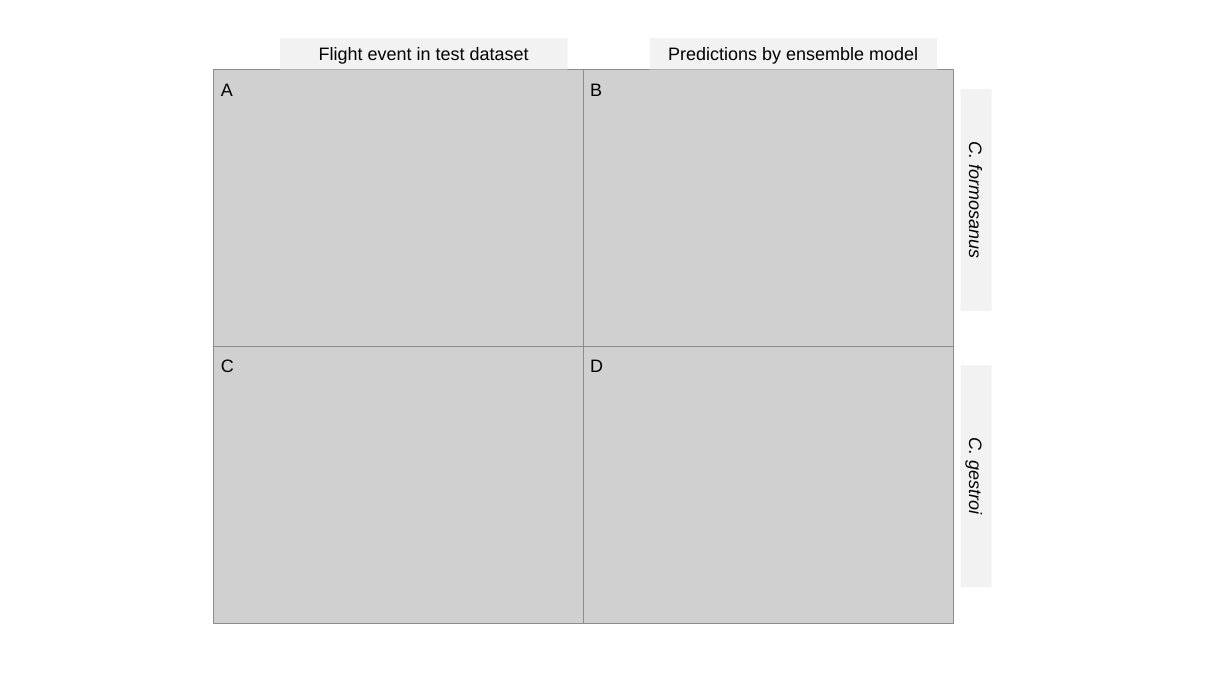
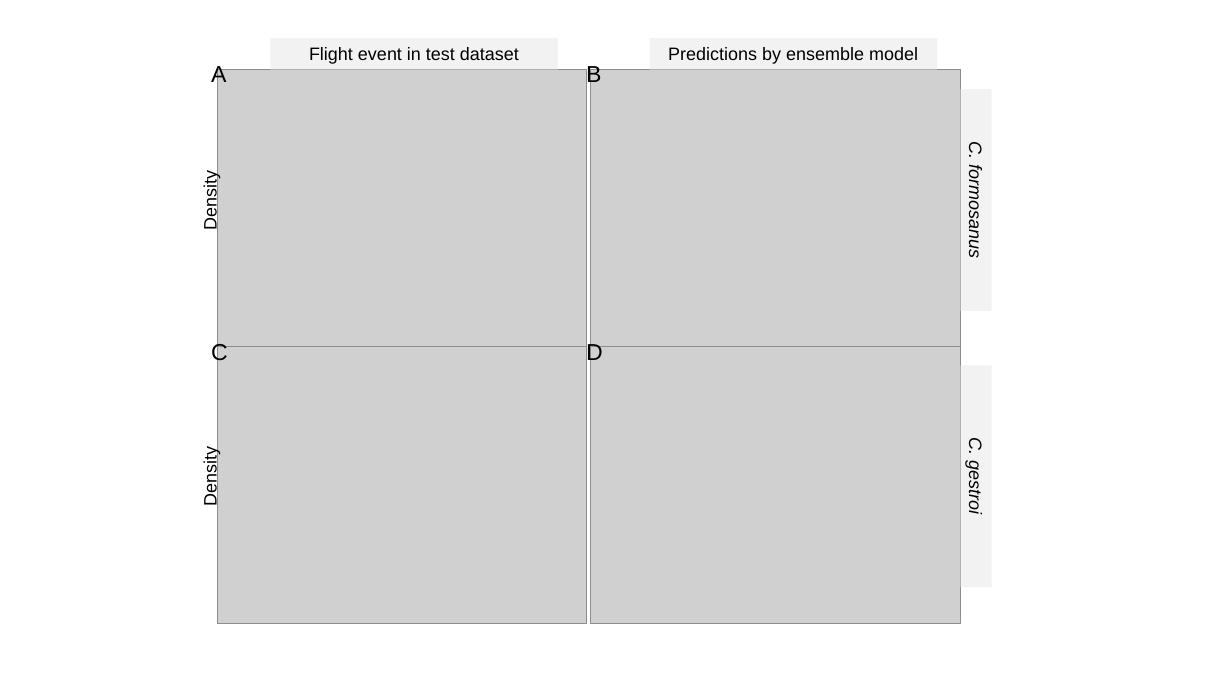
Before and after one commit to TermCIC/termite-flight-model, a slide deck: slide 1 of output/Fig. 1 Monthly flight prediction.pptx. Drawn at 1232x693 pixels with LibreOffice and Linux fonts; fonts in the diff are those of the drawing; grey boxes stand for pictures. Boxes give left, top, right and bottom in pixels: in the first picture for what was removed or moved away, otherwise in the second. Text is boxed around its words. In the diff, an @@ line names an element or a change of style, - is before the commit and + after.

```diff
--- a/output/Fig. 1 Monthly flight prediction.pptx
+++ b/output/Fig. 1 Monthly flight prediction.pptx
@@ size 14 to 18 pt in 4 elements at (586, 341, 603, 365), (211, 341, 228, 365), (586, 64, 601, 88), (211, 64, 226, 88) @@
@@ text "A": place and size @@
-text "A" at (221, 83, 233, 96)
+text "A" at (211, 64, 226, 88)
@@ rectangle "Flight event in test dataset": place and size @@
-rectangle "Flight event in test dataset" at (280, 38, 567, 69)
+rectangle "Flight event in test dataset" at (271, 38, 558, 69)
@@ text "B": place and size @@
-text "B" at (590, 83, 602, 96)
+text "B" at (586, 64, 601, 88)
@@ picture: place and size @@
-picture at (213, 69, 583, 347)
+picture at (217, 69, 587, 347)
@@ picture: place and size @@
-picture at (583, 69, 953, 347)
+picture at (591, 69, 960, 347)
@@ text added at (200, 177, 220, 229), 14 pt, text #000000 @@
+Density
@@ text "C": place and size @@
-text "C" at (221, 359, 234, 372)
+text "C" at (211, 341, 228, 365)
@@ picture: place and size @@
-picture at (213, 347, 583, 624)
+picture at (217, 347, 587, 624)
@@ text "D": place and size @@
-text "D" at (590, 359, 603, 372)
+text "D" at (586, 341, 603, 365)
@@ picture: place and size @@
-picture at (583, 347, 953, 624)
+picture at (591, 347, 960, 624)
@@ text added at (200, 453, 220, 505), 14 pt, text #000000 @@
+Density
```
Also in this commit, not shown: 12 other files.
